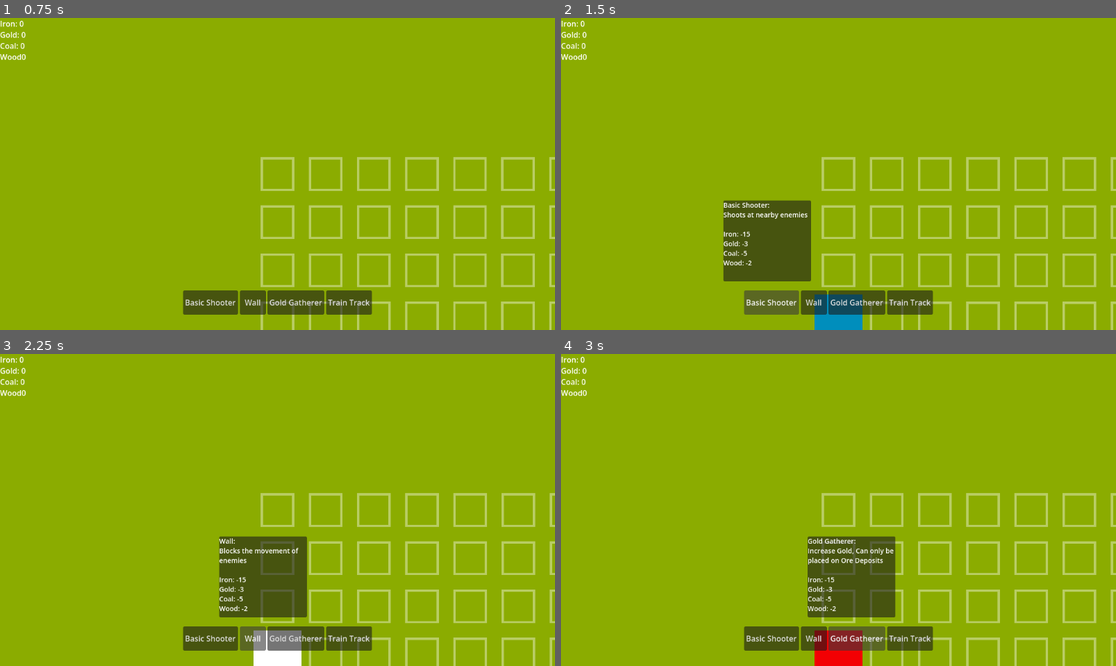
Above: before the commit, frames 1-4 (two rows, left to right).
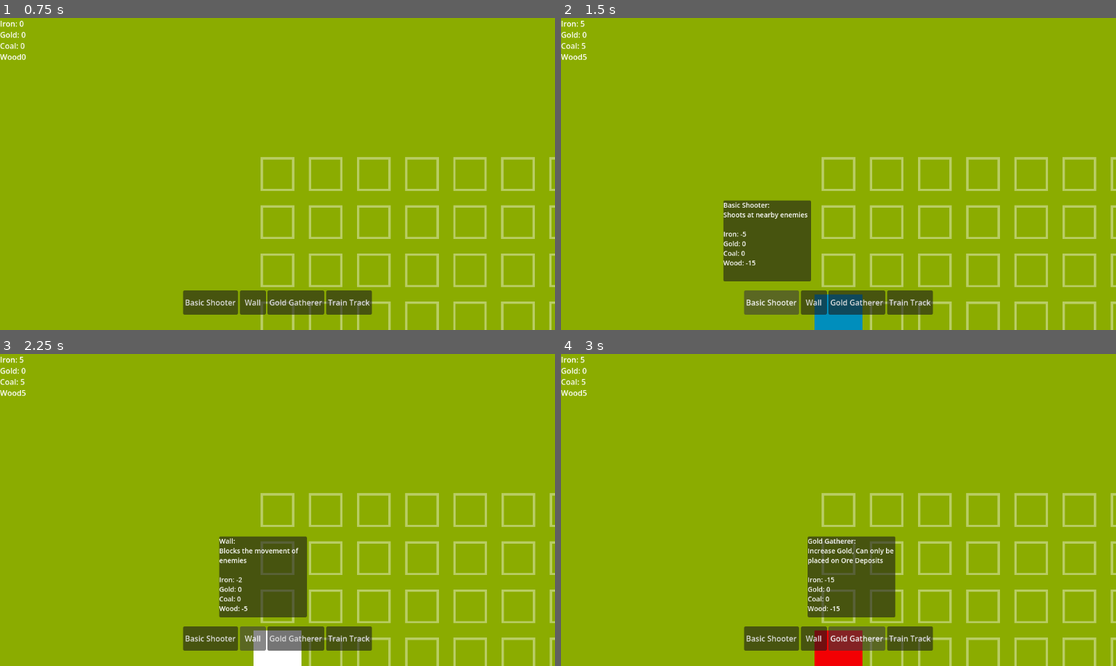
Above: after the commit, the same moments.

Repository: howarja/TowerDefenseGDD335
Game: Godot game, scene res://Scenes/main_scene.tscn
Same seed, same stepped clock (60 frames per second), same inputs: the game is played once before the commit and once after it.
Inputs (mouse positions are in pixels of both pictures, inside the frame that each line leads up to):
- Up to frame 1 (0.75 s): tap Enter at 0.5 s; move the mouse to (399, 158) at 0.52 s; press the mouse at (399, 158) at 0.53 s; hold Right from 0.53 s (still down)
- Up to frame 2 (1.5 s): release Right at 1.25 s; release the mouse at (960, 158) at 1.25 s; click "Basic Shooter" at 1.25 s
- Up to frame 3 (2.25 s): click "Wall" at 2 s
- Up to frame 4 (3 s): click "Gold Gatherer" at 2.75 s

Frame 1 is identical in both runs. In frame 2, less than 0.1% of the frame differs, in the area x 3-36%, y 0-80%; in frame 3, less than 0.1%; in frame 4, less than 0.1%.

Commit message:
trains give resources correctly

Diff:
--- a/tower-defense-game-gdd-335/BuildingDatas/GoldGatherer.tres
+++ b/tower-defense-game-gdd-335/BuildingDatas/GoldGatherer.tres
@@ -4,12 +4,10 @@
 [ext_resource type="Script" uid="uid://dpdumby43vmb1" path="res://Scripts/Resources.gd" id="2_jdueu"]
 [ext_resource type="Script" uid="uid://d08b2jyucj67r" path="res://Scripts/buildingData.gd" id="3_0whq0"]
 
-[sub_resource type="Resource" id="Resource_k8inc"]
+[sub_resource type="Resource" id="Resource_vjcqm"]
 script = ExtResource("2_jdueu")
 iron = -15
-gold = -3
-coal = -5
-wood = -2
+wood = -15
 metadata/_custom_type_script = "uid://dpdumby43vmb1"
 
 [resource]
@@ -17,6 +15,6 @@
 buildingScene = ExtResource("1_vjcqm")
 name = "Gold Gatherer"
 description = "Increase Gold, Can only be placed on Ore Deposits"
-cost = SubResource("Resource_k8inc")
+cost = SubResource("Resource_vjcqm")
 requiredTileGroup = "OreDeposits"
 metadata/_custom_type_script = "uid://d08b2jyucj67r"
--- a/tower-defense-game-gdd-335/BuildingDatas/ShootingTower.tres
+++ b/tower-defense-game-gdd-335/BuildingDatas/ShootingTower.tres
@@ -6,10 +6,8 @@
 
 [sub_resource type="Resource" id="Resource_k8inc"]
 script = ExtResource("2_hpl4r")
-iron = -15
-gold = -3
-coal = -5
-wood = -2
+iron = -5
+wood = -15
 metadata/_custom_type_script = "uid://dpdumby43vmb1"
 
 [resource]
--- a/tower-defense-game-gdd-335/BuildingDatas/StraightTrainTrack.tres
+++ b/tower-defense-game-gdd-335/BuildingDatas/StraightTrainTrack.tres
@@ -6,10 +6,7 @@
 
 [sub_resource type="Resource" id="Resource_k8inc"]
 script = ExtResource("2_p75pd")
-iron = -15
-gold = -3
-coal = -5
-wood = -2
+wood = -5
 metadata/_custom_type_script = "uid://dpdumby43vmb1"
 
 [resource]
--- a/tower-defense-game-gdd-335/BuildingDatas/Wall.tres
+++ b/tower-defense-game-gdd-335/BuildingDatas/Wall.tres
@@ -4,12 +4,10 @@
 [ext_resource type="Script" uid="uid://dpdumby43vmb1" path="res://Scripts/Resources.gd" id="2_gi7oa"]
 [ext_resource type="Script" uid="uid://d08b2jyucj67r" path="res://Scripts/buildingData.gd" id="3_crvmi"]
 
-[sub_resource type="Resource" id="Resource_k8inc"]
+[sub_resource type="Resource" id="Resource_m3ujj"]
 script = ExtResource("2_gi7oa")
-iron = -15
-gold = -3
-coal = -5
-wood = -2
+iron = -2
+wood = -5
 metadata/_custom_type_script = "uid://dpdumby43vmb1"
 
 [resource]
@@ -17,5 +15,5 @@
 buildingScene = ExtResource("1_m3ujj")
 name = "Wall"
 description = "Blocks the movement of enemies"
-cost = SubResource("Resource_k8inc")
+cost = SubResource("Resource_m3ujj")
 metadata/_custom_type_script = "uid://d08b2jyucj67r"
--- a/tower-defense-game-gdd-335/Scenes/Towers/centralBuilding.tscn
+++ b/tower-defense-game-gdd-335/Scenes/Towers/centralBuilding.tscn
@@ -1,8 +1,21 @@
 [gd_scene format=3 uid="uid://bpn4u7746ipcm"]
 
 [ext_resource type="PackedScene" uid="uid://cy8l8ds31b7kp" path="res://Scenes/Towers/emptyBuilding.tscn" id="1_0kpj6"]
+[ext_resource type="Script" uid="uid://d57tkxgy2rdm" path="res://Scripts/ResourceGatherer.gd" id="2_a66r1"]
+[ext_resource type="Script" uid="uid://dpdumby43vmb1" path="res://Scripts/Resources.gd" id="3_brufa"]
+
+[sub_resource type="Resource" id="Resource_q4dai"]
+script = ExtResource("3_brufa")
+iron = 5
+coal = 5
+wood = 5
+metadata/_custom_type_script = "uid://dpdumby43vmb1"
 
 [node name="EmptyTower" unique_id=1694176448 instance=ExtResource("1_0kpj6")]
+script = ExtResource("2_a66r1")
+resourceGain = SubResource("Resource_q4dai")
+gainTime = 3.0
+requiresTrain = false
 
 [node name="Sprite2D" parent="." index="0" unique_id=1097807904]
 modulate = Color(1, 1, 0, 1)
--- a/tower-defense-game-gdd-335/Scripts/Level.gd
+++ b/tower-defense-game-gdd-335/Scripts/Level.gd
@@ -28,7 +28,8 @@
 			spawnOnGrid(x, y, toSpawn);
 
 	# replace the middle tile with the central building
-	replaceTile(Vector2i(gridX/2, gridY/2), centralBuildingPackedScene, false);
+	centralBuilding = replaceTile(Vector2i(gridX/2, gridY/2), centralBuildingPackedScene, false);
+	centralBuilding.enable();
 	enemyManger.setCentralBuilding(buildings[gridX/2][gridY/2]);
 
 	var oreDepositPositions = [];
@@ -54,6 +55,7 @@
 					ground[position.x][position.y] = newTile;
 				else:
 					buildings[position.x][position.y] = newTile;
+				return newTile;
 
 func spawnOnGrid(x: int, y: int, toSpawn):
 	# Instantiate a scene at an X, Y positoins on the grid of the game
--- a/tower-defense-game-gdd-335/Scripts/ResourceGatherer.gd
+++ b/tower-defense-game-gdd-335/Scripts/ResourceGatherer.gd
@@ -2,6 +2,7 @@
 
 @export var resourceGain: Resources;
 @export var gainTime: float;
+@export var requiresTrain: bool = true;
 @onready var train: PackedScene = preload("res://Scenes/Towers/Train.tscn");
 var currentCooldown: float = 1;
 
@@ -11,19 +12,20 @@
 
 	currentCooldown -= delta;
 	if currentCooldown <= 0:
-		Globals.playerManager.addResources(resourceGain);
 		currentCooldown = gainTime;
 		spawnTrain();
 
 func spawnTrain():
-	var surroundings = getSurroundingTiles();
-	for i in surroundings.size():
-		if surroundings[i]!=null:
-			print("Detected building");
-			if surroundings[i].is_in_group("TrainTracks"):
-				print("Detected track");
-				var trainTrack = surroundings[i];
-				var newTrain = train.instantiate();
-				newTrain.position = trainTrack.position;
-				Globals.level.add_child(newTrain);
-				return;
+	if requiresTrain:
+		var surroundings = getSurroundingTiles();
+		for i in surroundings.size():
+			if surroundings[i]!=null:
+				if surroundings[i].is_in_group("TrainTracks"):
+					var trainTrack = surroundings[i];
+					var newTrain = train.instantiate();
+					newTrain.position = trainTrack.position;
+					newTrain.setResources(resourceGain);
+					Globals.level.add_child(newTrain);
+					return;
+	else:
+		Globals.playerManager.addResources(resourceGain);
--- a/tower-defense-game-gdd-335/Scripts/Resources.gd
+++ b/tower-defense-game-gdd-335/Scripts/Resources.gd
@@ -11,3 +11,9 @@
 	gold += cost.gold;
 	coal += cost.coal;
 	wood += cost.wood;
+
+func aboveZero():
+	if iron>0&&gold>0&&coal>0&&wood>0:
+		return true;
+	else:
+		return false;
--- a/tower-defense-game-gdd-335/Scripts/building.gd
+++ b/tower-defense-game-gdd-335/Scripts/building.gd
@@ -5,8 +5,12 @@
 var maxHealth: float = 100;
 var currentHealth: float = 100;
 @onready var healthBar = $HealthBar;
+@onready var collision = $CollisionShape2D;
 
 var dir: Vector2i = Vector2.UP;
+
+func _ready() -> void:
+	$CollisionShape2D.disabled = true;
 
 func damage(amount: float):
 	# lower the health of this tower, queueFree if tower has no health
@@ -25,7 +29,6 @@
 	tiles.append(Globals.level.getBuildingAt(selfGridPos+Vector2i.DOWN))
 	tiles.append(Globals.level.getBuildingAt(selfGridPos+Vector2i.RIGHT))
 	tiles.append(Globals.level.getBuildingAt(selfGridPos+Vector2i.LEFT))
-	print(tiles);
 	return tiles;
 
 func getGroundTile():
@@ -37,3 +40,4 @@
 	var rot = rotation - deg_to_rad(90);
 	var newDir = Vector2(cos(rot), sin(rot));
 	dir = newDir.normalized();
+	$CollisionShape2D.disabled = false;
--- a/tower-defense-game-gdd-335/Scripts/enemy_manager.gd
+++ b/tower-defense-game-gdd-335/Scripts/enemy_manager.gd
@@ -2,7 +2,7 @@
 
 @onready var enemy = preload("res://Scenes/Enemies/enemy.tscn");
 @export var enemySpawnCooldown: float = 3;
-var spawnDist: float = 1000;
+var spawnDist: float = 3000;
 var currentSpawnCooldown: float = 3;
 
 var centralBuilding;
@@ -14,11 +14,11 @@
 func _process(delta: float) -> void:
 	# spawn a new enemy on a cooldown
 	currentSpawnCooldown -= delta;
-	if currentSpawnCooldown <= 0:
+	if currentSpawnCooldown <= 0 && centralBuilding!=null:
 		var newEnemy = enemy.instantiate();
 		add_child(newEnemy);
 
-		var newPos = Vector2(randf(), randf()).normalized()*spawnDist;
+		var newPos = centralBuilding.position+Vector2(randf(), randf()).normalized()*spawnDist;
 		newEnemy.position = newPos;
 		newEnemy.setTarget(centralBuilding);
 
--- a/tower-defense-game-gdd-335/Scripts/player_manager.gd
+++ b/tower-defense-game-gdd-335/Scripts/player_manager.gd
@@ -26,7 +26,7 @@
 	# Spawn a building when the mouse is clicked
 	if event.is_action_pressed("Primary") && currentSelectedInstance != null && interactable:
 		var canPlace: bool = Globals.level.canPlaceAt(currentSelectedInstance.position, selectedBuilding);
-		if canPlace:
+		if canPlace && resourceCostCheck(selectedBuilding.cost):
 			addResources(selectedBuilding.cost);
 			var gridPos = Globals.level.convertToGridSpace(currentSelectedInstance.position);
 			Globals.level.setBuildingAt(gridPos, currentSelectedInstance);
@@ -44,6 +44,11 @@
 	Globals.level.add_child(currentSelectedInstance);
 	currentSelectedInstance.rotation=currentRot;
 
+func resourceCostCheck(cost: Resources):
+	var newResource: Resources = resources;
+	newResource.addResources(cost);
+	return newResource.aboveZero();
+
 func addResources(newResources: Resources):
 	resources.addResources(newResources);
 	ui.updateResourceText(resources);
--- a/tower-defense-game-gdd-335/Scripts/train.gd
+++ b/tower-defense-game-gdd-335/Scripts/train.gd
@@ -1,6 +1,7 @@
 extends "res://Scripts/building.gd"
 
 @onready var movementTimer = $MovementTimer;
+var resources: Resources;
 
 func _on_movement_timer_timeout() -> void:
 	var pos: Vector2i = getGridPos();
@@ -12,3 +13,13 @@
 			var nextPos = track.getNextPos();
 			position = track.getNextPos();
 			moved = true;
+		elif track==Globals.level.centralBuilding:
+			Globals.playerManager.addResources(resources);
+			queue_free();
+		else:
+			queue_free();
+	else:
+		queue_free();
+
+func setResources(newResources: Resources):
+	resources = newResources;
